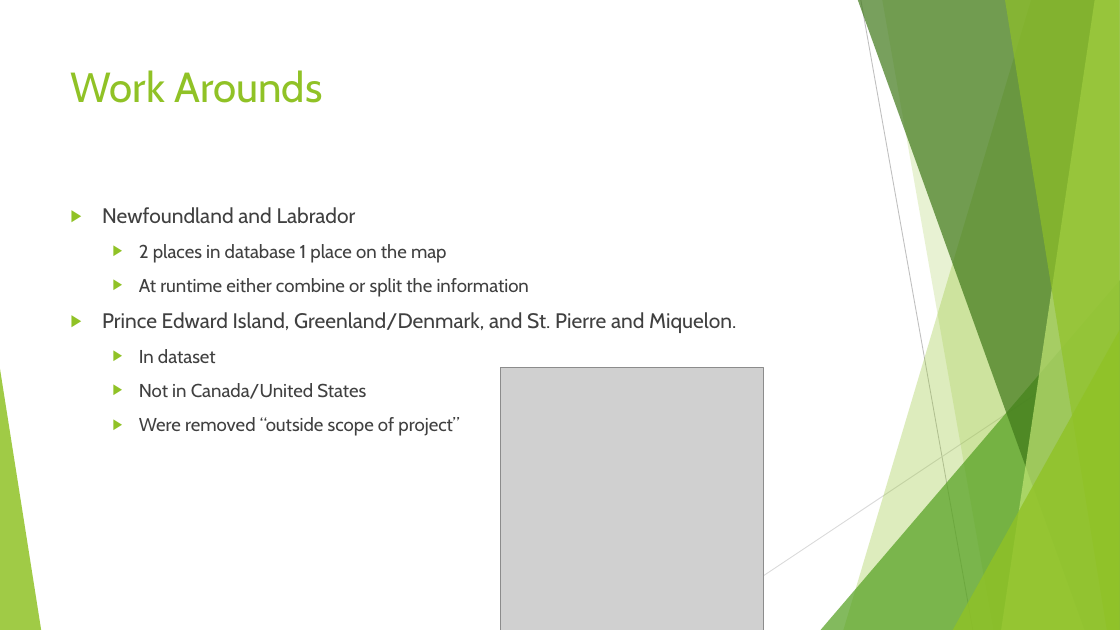
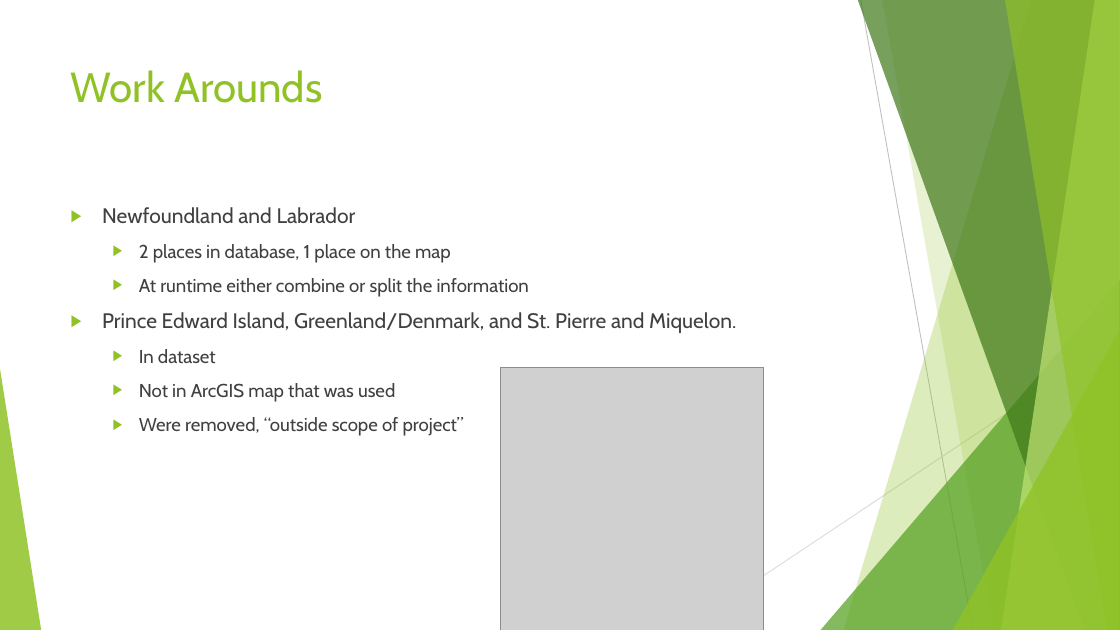
Before and after one commit to dombroskyk/CSCI620, a slide deck: slide 10 of Documentation/Group6_Phase2/final_presentation.pptx. Drawn at 1120x630 pixels with LibreOffice and Linux fonts; fonts in the diff are those of the drawing; grey boxes stand for pictures. Boxes give left, top, right and bottom in pixels: in the first picture for what was removed or moved away, otherwise in the second. Text is boxed around its words. In the diff, an @@ line names an element or a change of style, - is before the commit and + after.

```diff
--- a/Documentation/Group6_Phase2/final_presentation.pptx
+++ b/Documentation/Group6_Phase2/final_presentation.pptx
@@ text at (139,244,451,263): text changed @@
-  ▶ 2 places in database 1 place on the map
+  ▶ 2 places in database, 1 place on the map
@@ text at (139,383,464,436): text changed @@
-  ▶ Not in Canada/United States
-  ▶ Were removed “outside scope of project”
+  ▶ Not in ArcGIS map that was used
+  ▶ Were removed, “outside scope of project”
```
Also in this commit, not shown: 3 other slides changed.
